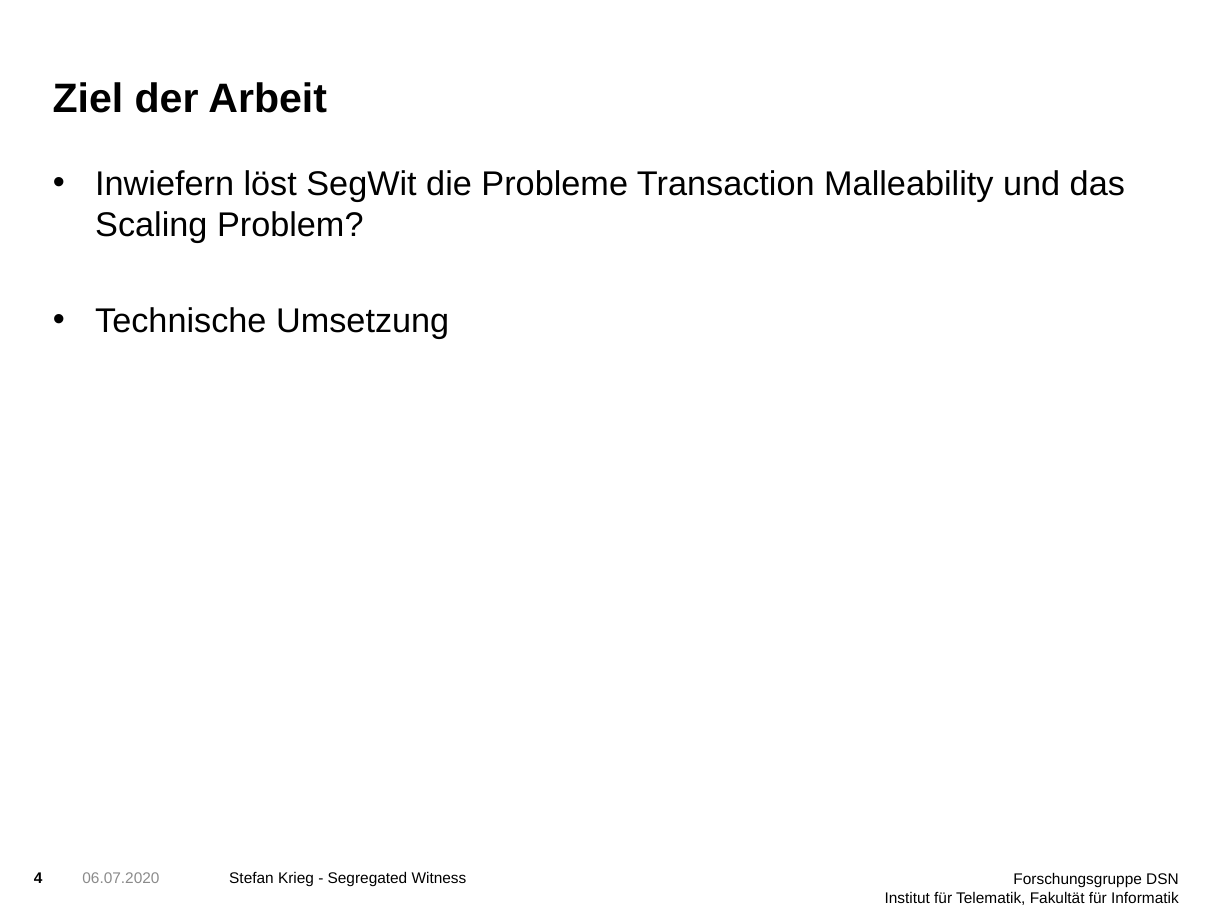
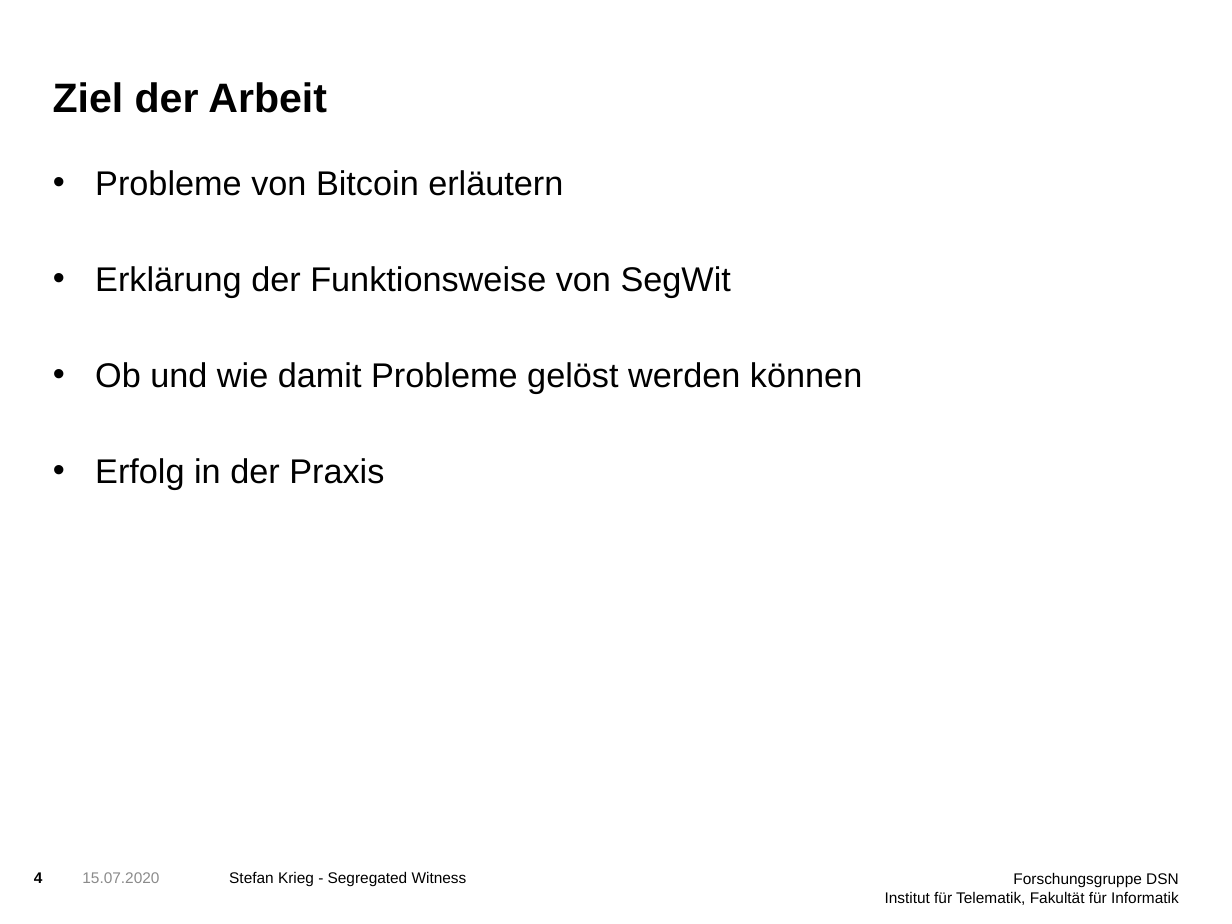
Before and after one commit to StefanDerEchte/SegWit-Proseminar, a slide deck: slide 4 of SegWit Präsentation.pptx. Drawn at 1232x924 pixels with LibreOffice and Linux fonts; fonts in the diff are those of the drawing; background and template pictures are left out. Boxes give left, top, right and bottom in pixels: in the first picture for what was removed or moved away, otherwise in the second. Text is boxed around its words. In the diff, an @@ line names an element or a change of style, - is before the commit and + after.

```diff
--- a/SegWit Präsentation.pptx
+++ b/SegWit Präsentation.pptx
@@ text at (x1=95, y1=170, x2=862, y2=489): text changed @@
-• Inwiefern löst SegWit die Probleme Transaction Malleability und das Scaling Problem?
-• Technische Umsetzung
+• Probleme von Bitcoin erläutern
+• Erklärung der Funktionsweise von SegWit
+• Ob und wie damit Probleme gelöst werden können
+• Erfolg in der Praxis
@@ text at (x1=82, y1=872, x2=159, y2=883): text changed @@
-06.07.2020
+15.07.2020
```
Also in this commit, not shown: 16 other slides changed, 1 slide added, 4 other files.
